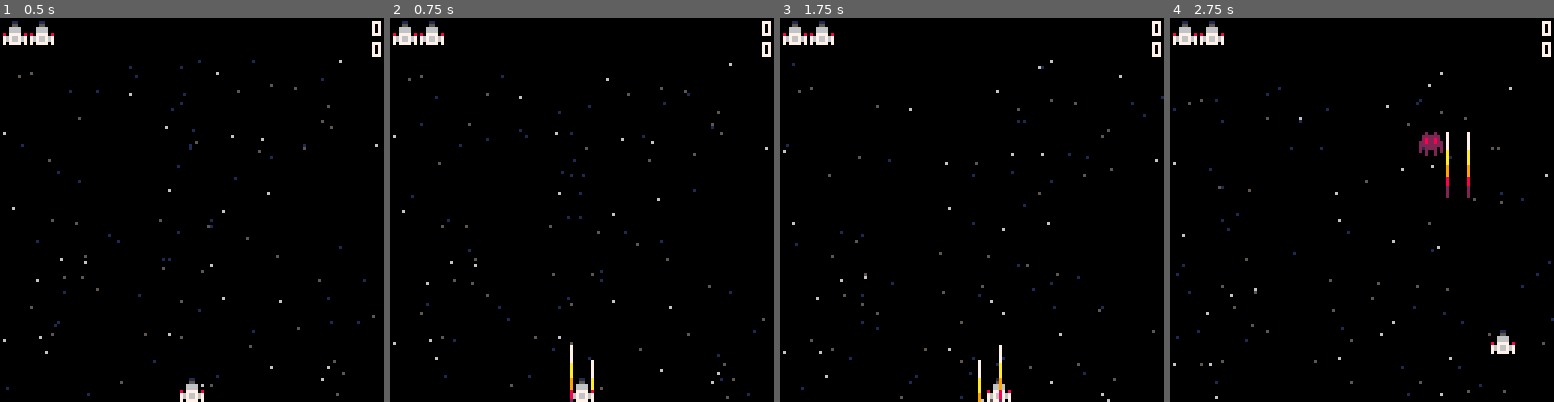
Above: before the commit, frames 1-4 (left to right).
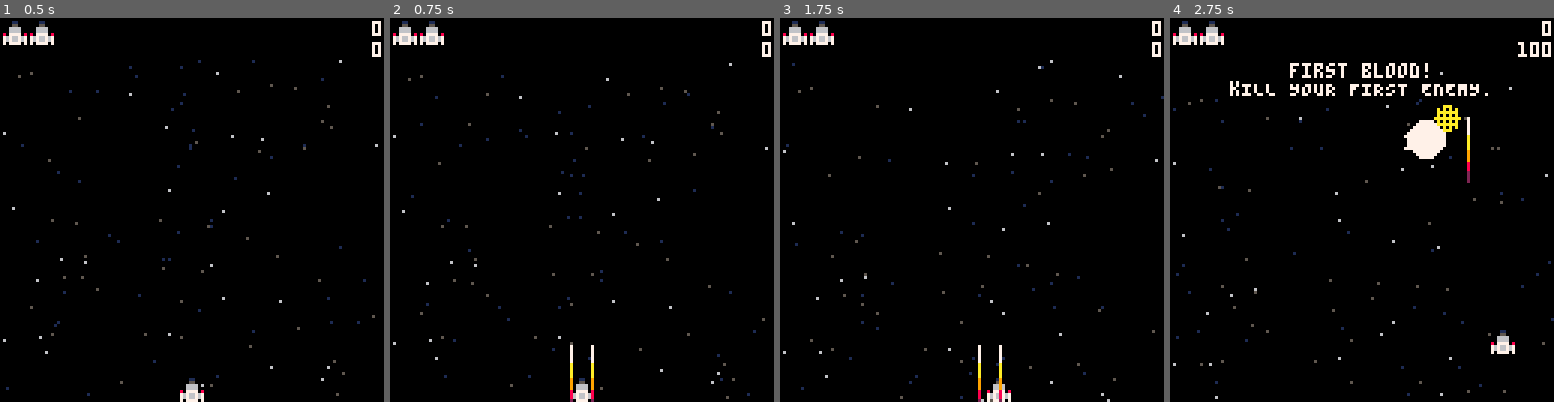
Above: after the commit, the same moments.

Repository: adammitchelldev/space
Game: PICO-8 cartridge space.p8
Same seed, same stepped clock (60 frames per second), same inputs: the game is played once before the commit and once after it.
Inputs:
- Up to frame 1 (0.5 s): tap X (X key) at 0.33 s
- Up to frame 2 (0.75 s): tap O (Z key) at 0.7 s
- Up to frame 3 (1.75 s): tap X (X key) at 1.07 s; hold Right from 1.6 s (still down); tap O (Z key) at 1.7 s
- Up to frame 4 (2.75 s): tap X (X key) at 1.85 s; release Right at 2.1 s; tap O (Z key) at 2.1, 2.5 s; hold Up 2.15-2.42 s; hold Right from 2.47 s (still down)

Frame 1 is identical in both runs. In frame 2, 0.1% of the frame differs, in the area x 52-54%, y 85-100%; in frame 3, 0.1%; in frame 4, 2.9%, in the area x 15-97%, y 6-47%.

Commit message:
Make explosions prefab based

Diff:
--- a/space.p8
+++ b/space.p8
@@ -14,17 +14,19 @@
 #include src/text.lua
 #include src/common.lua
 
-#include src/achieve.lua
+#include src/starfield.lua
+
+#include src/explosion.lua
 #include src/bullet.lua
 #include src/enemy.lua
-#include src/explosion.lua
-#include src/level.lua
 #include src/player.lua
 #include src/powerup.lua
-#include src/starfield.lua
+
+#include src/level.lua
 
 #include src/collision.lua
 
+#include src/achieve.lua
 #include src/main.lua
 
 #include src/debug.lua
--- a/src/achieve.lua
+++ b/src/achieve.lua
@@ -22,11 +22,9 @@
             -- TODO put this in the GUI when the gui is a proper layer
             -- TODO replace with ttl or scripts
             -- TODO make a multi-line text box?
-            local t1 = text:new(lines[1], 64 - (#lines[1] * 2), 1, 0)
-            local t2 = text:new(lines[2], 64 - (#lines[2] * 2), 7, 0)
+            text:new(lines[1], 64, 1, 0).ttl = 300
+            text:new(lines[2], 64, 7, 0).ttl = 300
             wait(300)
-            t1:remove()
-            t2:remove()
         else yield() end
     until false
 end
@@ -42,9 +40,3 @@
         add(achievement_queue, i)
     end
 end
-
-function clear_achievements()
-    for i = 32,63 do
-        dset(i, 0)
-    end
-end
--- a/src/bullet.lua
+++ b/src/bullet.lua
@@ -1,7 +1,7 @@
 bullet = entity {
 	remove_oob = true,
-	explosion = 4,
-	dx = 0
+	explosion = explosion{size=4},
+	die_sfx = 1
 }
 
 function bullet:new(base, ox, oy)
@@ -9,12 +9,6 @@
 		x = base.x + (ox or 0),
 		y = base.y + (oy or 0)
 	}
-end
-
-function bullet:die()
-	sfx(1)
-	explosion_make(self)
-	self:remove()
 end
 
 function bullet:draw()
--- a/src/debug.lua
+++ b/src/debug.lua
@@ -8,10 +8,24 @@
     end
 end
 
+-- Should have a whole true debug menu
+-- Could do it by suppressing pause?
 local old_init = _init
 function _init()
     old_init()
-    menuitem(5, "toggle debug", function() debug = not debug end)
+
+    menuitem(1, "clear achieves", function()
+        for i = 32,63 do
+            dset(i, 0)
+        end
+    end)
+	menuitem(2, "clear hiscore", function()
+		dset(0, 0)
+		hiscore = 0
+	end)
+    menuitem(5, "toggle debug", function()
+        debug = not debug
+    end)
 end
 
 local old_draw = _draw
--- a/src/enemy.lua
+++ b/src/enemy.lua
@@ -1,7 +1,7 @@
 enemy = entity {
     tag = "enemy",
     remove_oob = true,
-    explosion = 6,
+    explosion = explosion{size=6},
     die_sfx = 1,
     col = { l=0, r=8, u=0, d=8 },
 }
@@ -15,8 +15,7 @@
 }
 
 function enemy:die()
-    sfx(self.die_sfx)
-	self:explode()
+    entity.die(self)
     score_add(self.value)
     kills += 1
     if (kills == 1) achieve(1)
@@ -24,7 +23,6 @@
     if (kills == 1000) achieve(4)
 	text_rising:new(tostr(self.value).."0", self.x, self.y)
     roll_powerup(self.x + 2, self.y + 2) -- TODO center
-    entity.die(self)
 end
 
 enemy_normal = enemy {
@@ -46,7 +44,7 @@
 
 enemy_green = enemy {
     draw = draw_sprite(4),
-    explosion = 10,
+    explosion = explosion,
     die_sfx = 8,
     value = 50,
     dy = 1,
@@ -123,7 +121,7 @@
 enemy_big = enemy {
     remove_oob = false,
     draw = draw_sprite(14, 0, 0, 2, 2),
-    explosion = 40,
+    explosion = big_explosion,
     die_sfx = 7,
     value = 250,
     health = 50,
@@ -140,7 +138,6 @@
 
 function enemy_big:die()
     enemy.die(self)
-    play(big_explosion, self.x, self.y)
     boss_kills += 1
     lives += 1
     if (boss_kills == 1) achieve(3)
@@ -157,7 +154,7 @@
     value = 200,
     bounce = {l=0,r=screen_w,u=0,d=16},
     dx = 2,
-    explosion = 15,
+    explosion = explosion{size=15},
     die_sfx = 8,
     health = 3,
     scripts = {
@@ -191,7 +188,7 @@
     draw = draw_sprite(6),
     value = 50,
     bounce = {l=0,r=screen_w,u=0,d=screen_h},
-    explosion = 10,
+    explosion = explosion,
     die_sfx = 8,
     health = 10,
     no_shield = true,
--- a/src/entity.lua
+++ b/src/entity.lua
@@ -10,13 +10,14 @@
 end
 
 function entity:die()
+    if (self.die_sfx) sfx(self.die_sfx)
+    if (self.explosion) self.explosion:new(self)
     self:remove()
 end
 
 function entity:remove()
     w:remove(self)
     self.dead = true
-    return self
 end
 
 function entity:spawn(t, ...)
@@ -24,7 +25,7 @@
 
     if ent.scripts then
         for f in all(ent.scripts) do
-            ent:play(f)
+            ent:play(f, ...)
         end
     end
 
--- a/src/explosion.lua
+++ b/src/explosion.lua
@@ -1,16 +1,40 @@
 
-explosion = entity {}
+explosion = entity {
+    size = 10
+}
 
-function explosion_make(p, dx, dy)
-	explosion:spawn{
-		x = p.x,
-        y = p.y,
-        dx = p.dx,
-        dy = p.dy,
-		size = p.explosion,
-		ttl = mid(5, p.explosion, 15)
-	}
+function explosion:spawn(ent, ...)
+    ent = entity.spawn(self, ent, ...)
+    ent.ttl = mid(5, ent.size, 15)
+    return t
 end
+
+function explosion:new(base)
+	self:spawn{
+		x = base.x,
+        y = base.y,
+        dx = base.dx,
+        dy = base.dy
+    }
+end
+
+big_explosion = explosion {
+    size = 40,
+    scripts = {
+        function(self)
+            for i = 1, 10 do
+                wait(i)
+                explosion:spawn{
+                    x = self.x + rnd(40) - 20,
+                    y = self.y + rnd(40) - 20,
+                    dx = self.dx,
+                    dy = self.dy,
+                    size = (rnd(2) + 1) * (11 - i)
+                }
+            end
+        end
+    }
+}
 
 do
     local explosion_dither = {
@@ -18,7 +42,7 @@
         0b1010000010100000,
         0b1010010110100101,
         0b1111010111110101,
-        0b1111010111110101,
+        0b1111010111110101
     }
 
     function explosion:draw()
@@ -32,19 +56,3 @@
         fillp()
     end
 end
-
-function class:explode()
-    explosion_make(self)
-    self:remove()
-end
-
-big_explosion = function(self, px, py)
-    for i = 1, 10 do
-        wait(i)
-        explosion_make({
-            x = px + rnd(40) - 20,
-            y = py + rnd(40) - 20,
-            explosion = (rnd(2) + 1) * (11 - i)
-        })
-    end
-end
--- a/src/main.lua
+++ b/src/main.lua
@@ -64,11 +64,6 @@
 
 function _init()
 	cartdata("space")
-	menuitem(1, "clear achieves", clear_achievements)
-	menuitem(2, "clear hiscore", function()
-		dset(0, 0)
-		hiscore = 0
-	end)
 	load_hiscore()
 	play(achieve_loop)
 	starfield:init()
@@ -141,7 +136,7 @@
 		alive = false
 		save_hiscore()
 		wait(60)
-		local t = text:new("gAME oVER", 46, 60)
+		local t = text:new("gAME oVER", 64, 64)
 		text_scene_type(t, 5)
 		wait(120)
 		waiting = true
--- a/src/player.lua
+++ b/src/player.lua
@@ -5,7 +5,8 @@
 	y = screen_h,
 	atk = 0,
 	draw = draw_sprite(2),
-	explosion = 50,
+	explosion = big_explosion{size=50},
+	die_sfx = 7,
 	speed = 1,
 	shot_sfx = 0,
 	shot_delay = 30,
@@ -47,9 +48,6 @@
 }
 
 function player:die()
-	self:explode()
-	sfx(7)
-	play(big_explosion, self.x, self.y)
+	entity.die(self)
 	player_die()
-	entity.die(self)
 end
